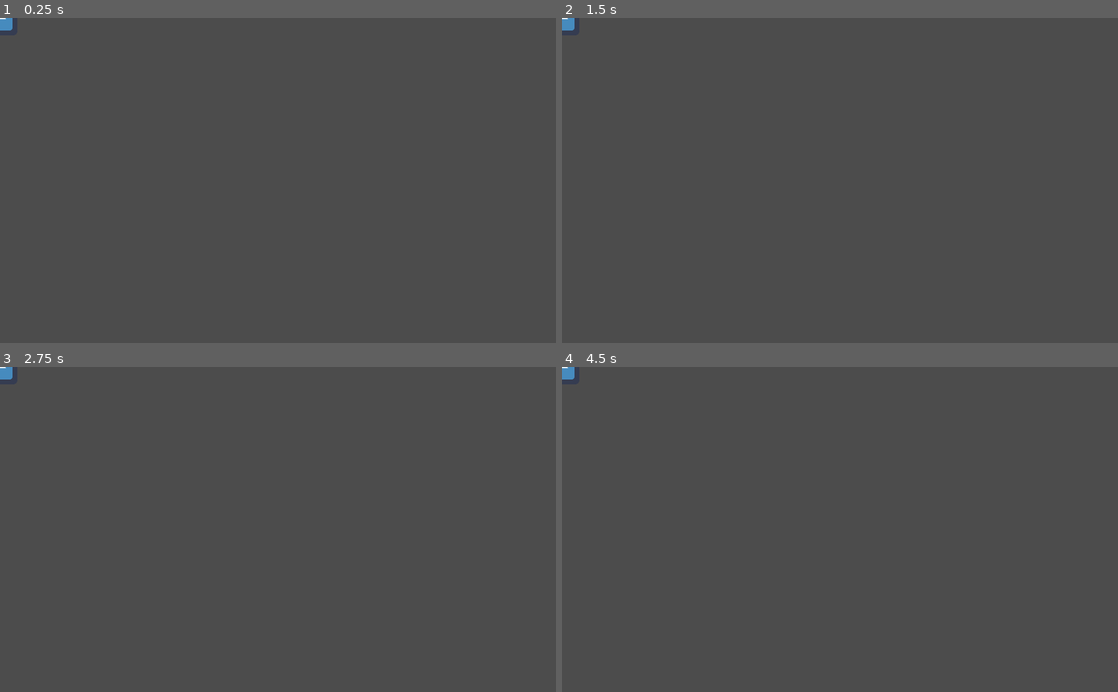
Above: before the commit, frames 1-4 (two rows, left to right).
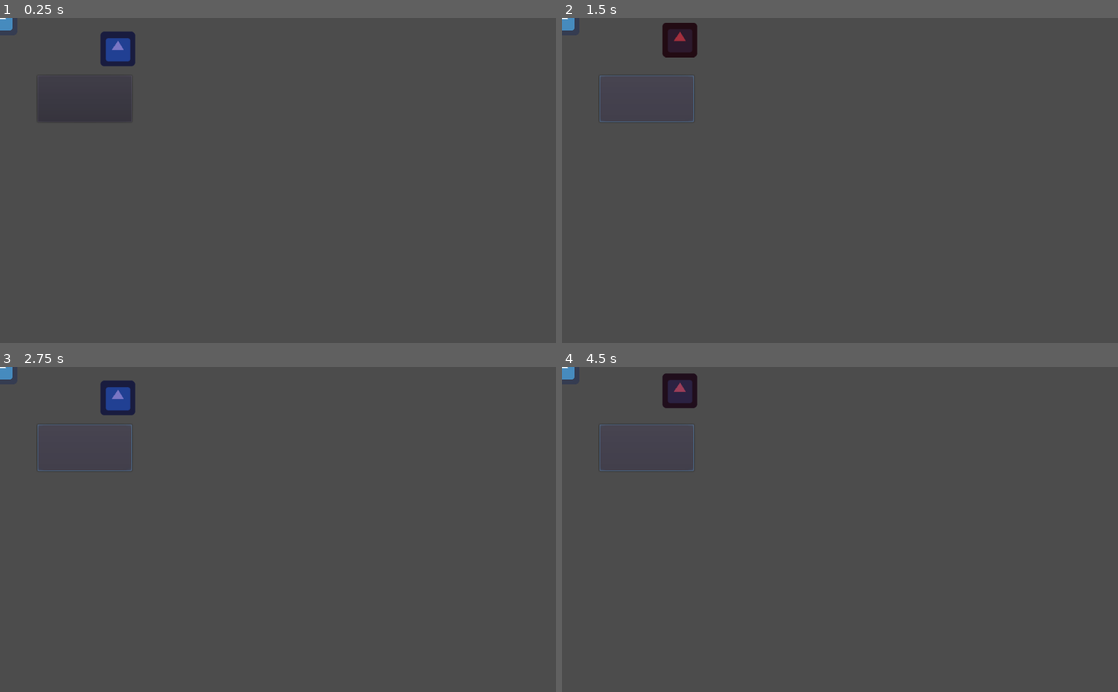
Above: after the commit, the same moments.

Repository: Dahl99/IMT2581_GroupJam
Game: Godot game, scene res://source/game_manager/game_manager.tscn
The game is run twice, just before and just after one commit, with the same random seed, the same clock (stepped at 60 frames per second) and the same inputs. The engine's default icon, where the game draws it, is replaced by a stand-in: a white triangle on a blue panel in a dark square.
Inputs (mouse positions are in pixels of both pictures, inside the frame that each line leads up to):
- Up to frame 1 (0.25 s): no input
- Up to frame 2 (1.5 s): click (645, 99) at 0.52 s; click (645, 99) at 1.27 s
- Up to frame 3 (2.75 s): click (83, 448) at 2.02 s
- Up to frame 4 (4.5 s): tap Enter at 2.75, 4.25 s; tap 8 (8) at 2.85 s; tap A (A) at 3.05, 3.6 s; tap Space (Space) at 3.5 s; tap B (B) at 3.8, 4.35 s

The runs differ from the first frame. In frame 1, 0.7% of the frame differs, in the area x 7-25%, y 4-32%; in frame 2, 0.8%; in frame 3, 0.8%; in frame 4, 0.8%, in the area x 6-25%, y 1-33%.

Commit message:
Something something signals, and othe stuff

Diff:
--- a/source/enemy/enemy.gd
+++ b/source/enemy/enemy.gd
@@ -8,7 +8,7 @@
 onready var animation_player = $AnimationPlayer
 
 var max_health = 5
-var health = 5
+export (int) var health = 5
 var dead : bool = false
 
 # This function PREPARES the attack. It's the same as indication
@@ -24,11 +24,7 @@
 
 func _ready():
 	start_prepare_timer()
-	get_parent().connect("take_damage", self, "_on_take_damage")
-
-func _on_take_damage():
-	health = health - 1
-	animation_player.play("Take Damage")
+	get_parent().connect("deal_damage", self, "_on_take_damage")
 
 func die():
 	health = max_health
@@ -37,11 +33,17 @@
 	animation_player.play("Die")
 
 
+
+func _on_take_damage():
+	health = health - 1
+	animation_player.play("Take Damage")
+
 func _on_AttackTimer_timeout():
 	animation_player.play("Attack")
 	emit_signal("attack")
 
 func _on_AttackPrepareTimer_timeout():
+	animation_player.stop()
 	animation_player.play("Prepare Attack")
 	emit_signal("prepare_attack")
 	start_attack_timer()
--- a/source/enemy/enemy.tscn
+++ b/source/enemy/enemy.tscn
@@ -58,8 +58,7 @@
 "values": [ Color( 0.478431, 0.462745, 0.772549, 1 ), Color( 0, 0, 0, 1 ) ]
 }
 
-[sub_resource type="Animation" id=2]
-resource_name = "Prepare Attack"
+[sub_resource type="Animation" id=3]
 tracks/0/type = "value"
 tracks/0/path = NodePath("Sprite:position")
 tracks/0/interp = 2
@@ -83,6 +82,33 @@
 "transitions": PoolRealArray( 1 ),
 "update": 0,
 "values": [ Color( 0.478431, 0.462745, 0.772549, 1 ) ]
+}
+
+[sub_resource type="Animation" id=5]
+resource_name = "Respawn"
+tracks/0/type = "value"
+tracks/0/path = NodePath("Sprite:position")
+tracks/0/interp = 2
+tracks/0/loop_wrap = true
+tracks/0/imported = false
+tracks/0/enabled = true
+tracks/0/keys = {
+"times": PoolRealArray( 0, 1 ),
+"transitions": PoolRealArray( 1, 1 ),
+"update": 0,
+"values": [ Vector2( 100, 0 ), Vector2( 0, 0 ) ]
+}
+tracks/1/type = "value"
+tracks/1/path = NodePath("Sprite:modulate")
+tracks/1/interp = 2
+tracks/1/loop_wrap = true
+tracks/1/imported = false
+tracks/1/enabled = true
+tracks/1/keys = {
+"times": PoolRealArray( 0, 1 ),
+"transitions": PoolRealArray( 1, 1 ),
+"update": 0,
+"values": [ Color( 0.478431, 0.462745, 0.772549, 0 ), Color( 0.478431, 0.462745, 0.772549, 1 ) ]
 }
 
 [sub_resource type="Animation" id=4]
@@ -122,12 +148,15 @@
 
 [node name="AnimationPlayer" type="AnimationPlayer" parent="."]
 anims/Attack = SubResource( 1 )
-anims/Die = SubResource( 3 )
-"anims/Prepare Attack" = SubResource( 2 )
+anims/Die = SubResource( 2 )
+"anims/Prepare Attack" = SubResource( 3 )
+anims/Respawn = SubResource( 5 )
 "anims/Take Damage" = SubResource( 4 )
 
 [node name="AttackTimer" type="Timer" parent="."]
+one_shot = true
 
 [node name="AttackPrepareTimer" type="Timer" parent="."]
+one_shot = true
 [connection signal="timeout" from="AttackTimer" to="." method="_on_AttackTimer_timeout"]
 [connection signal="timeout" from="AttackPrepareTimer" to="." method="_on_AttackPrepareTimer_timeout"]
--- a/source/game_manager/game_manager.gd
+++ b/source/game_manager/game_manager.gd
@@ -5,41 +5,56 @@
 
 # Signals
 signal deal_damage
+signal enemy_deal_damage
 
 # Variables
 var evade_damage : bool = true
 
 func _ready():
-	conecc_enemy()
+	_conecc_enemy()
 
 	randomize() 			# Randomizes rng seed
 
 	self.add_child(player)	# Adding player to scene
 
-func conecc_enemy():
+func _conecc_enemy():
 	for child in get_children():
 		if child.name == "Enemy":
-			child.connect("attack", self, "attack_by_enemy")
-			child.connect("prepare_attack", self, "prepare_attack")
+			child.connect("attack", self, "_attack_by_enemy")
+			child.connect("prepare_attack", self, "_prepare_attack")
+
+func _connec_player():
+	for child in get_children():
+		if child.name == "Player":
+			child.connect("deal_damage", self, "_attack_enemy")
+
 
 # Is run when the preparation attack signal is sent.
 # Does not deal damage by itself, but simply enables
 # the player to take damage if he doesn't evade
-func prepare_attack():
+func _prepare_attack():
 	evade_damage = false
 
 
 # Is supposed to be run when player evades
-func evade_attack():
+func _evade_attack():
 	evade_damage = true
 	pass
 
 # Is run when the attack signal is sent.
 # Will deal damage to player if not evaded
-func attack_by_enemy():
+func _attack_by_enemy():
 	if evade_damage:
 		# No damage taken, the player must use dodge though.
 		pass
 	else:
-		# Player takes damage
+		emit_signal("enemy_deal_damage")
 		pass
+
+func _attack_enemy():
+	emit_signal("deal_damage")
+
+
+func _on_Button_button_down():
+	_attack_enemy()
+	pass # Replace with function body.
--- a/source/game_manager/game_manager.tscn
+++ b/source/game_manager/game_manager.tscn
@@ -7,3 +7,14 @@
 script = ExtResource( 1 )
 
 [node name="Enemy" parent="." instance=ExtResource( 2 )]
+position = Vector2( 216.951, 57.1808 )
+
+[node name="Button" type="Button" parent="."]
+margin_left = 69.0
+margin_top = 106.0
+margin_right = 243.0
+margin_bottom = 192.0
+__meta__ = {
+"_edit_use_anchors_": false
+}
+[connection signal="button_down" from="Button" to="." method="_on_Button_button_down"]
Not shown: 2 places in source/enemy/enemy.tscn that only renumber resources
